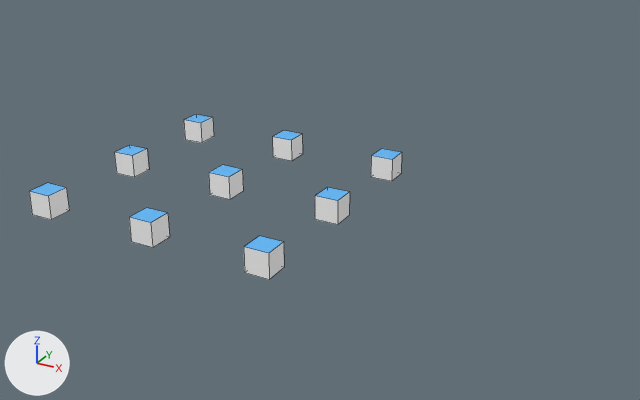
One commit to the Blender file examples/properties/properties.blend: the scene before it, then after it.
Camera for both pictures: a 50 mm camera at (39.7, -46.0, 28.3) aimed at (9.1, 9.7, 0.4). Arrows for +X, +Y and +Z are at lower left; the lights stay in place. Mesh edges are drawn as thin lines.
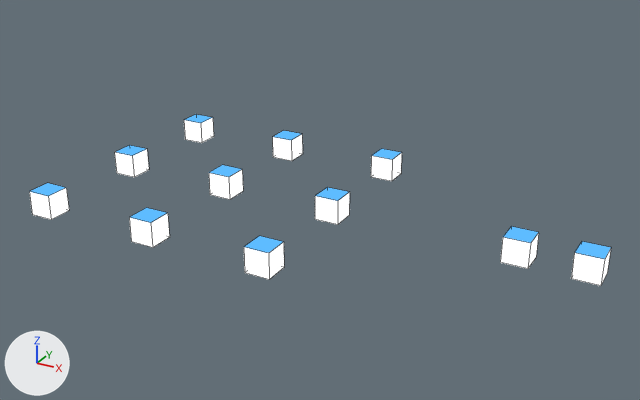
Location of each change, [x1, y1, x2, y2] in pixels of the pictures (640 x 400 px):
'Cube.004', recoloured
    both: [244, 236, 284, 279]
'Cube.009', added
    after: [571, 241, 611, 286]
'Parent', added
    after: [500, 226, 539, 269]
'Cube', recoloured (grey to white)
    both: [129, 208, 170, 248]
'Cube.003', recoloured (grey to white)
    both: [29, 183, 69, 220]
'Cube.005', recoloured (grey to white)
    both: [315, 187, 350, 225]
'Cube.001', recoloured (grey to white)
    both: [209, 165, 243, 200]
'Cube.002', recoloured (grey to white)
    both: [115, 145, 149, 177]
'Cube.006', recoloured (grey to white)
    both: [371, 149, 402, 181]
'Cube.007', recoloured (grey to white)
    both: [272, 131, 303, 161]
'Cube.008', recoloured (grey to white)
    both: [184, 114, 214, 143]

The change, as a list of edits to the scene's bpy script:
```text
Change mat_material:
    remove n1 = _N.new('ShaderNodeBsdfPrincipled'); n1.name = 'Principled BSDF'
    remove n1.distribution = 'GGX'
    remove n1.subsurface_method = 'RANDOM_WALK_SKIN'
    remove n1.inputs[2].default_value = 0.4  # 'Roughness'
    add n3 = _N.new('ShaderNodeBackground'); n3.name = 'Background'
    where n2 = _N.new('ShaderNodeVertexColor'); n2.name = 'Vertex Color'
    where n0 = _N.new('ShaderNodeOutputMaterial'); n0.name = 'Material Output'
    remove n2.layer_name = 'Col'
    remove _L.new(n1.outputs[0], n0.inputs[0])  # 'BSDF' to 'Surface'
    remove _L.new(n2.outputs[0], n1.inputs[0])  # 'Color' to 'Base Color'
    add _L.new(n3.outputs[0], n0.inputs[0])  # 'Background' to 'Surface'
    add _L.new(n2.outputs[0], n3.inputs[0])  # 'Color' to 'Color'
Add ob_parent:
    ob_parent = bpy.data.objects.new('Parent', me_cube)
    ob_parent.location = (25.0, 10.0, 0.0)
Add ob_cube_009:
    ob_cube_009 = bpy.data.objects.new('Cube.009', me_cube)
    ob_cube_009.location = (30.0, 10.0, 0.0)
```
